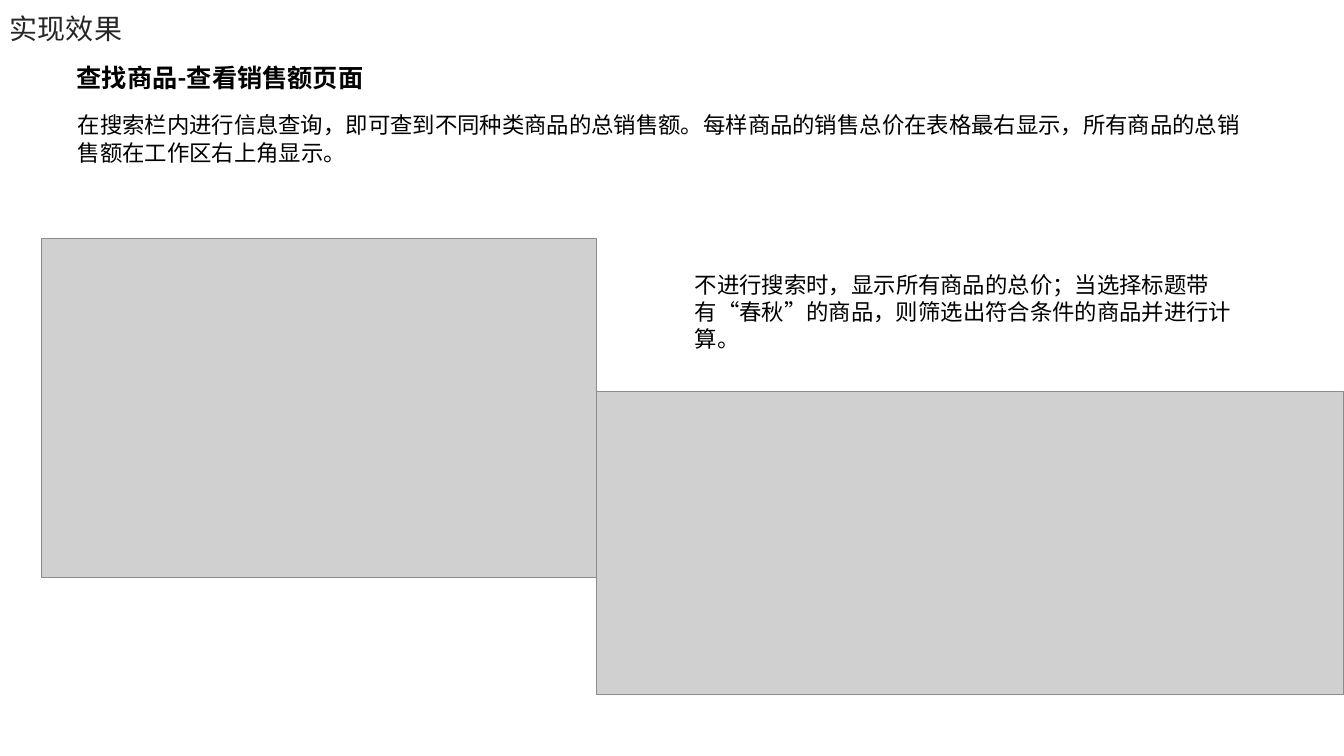
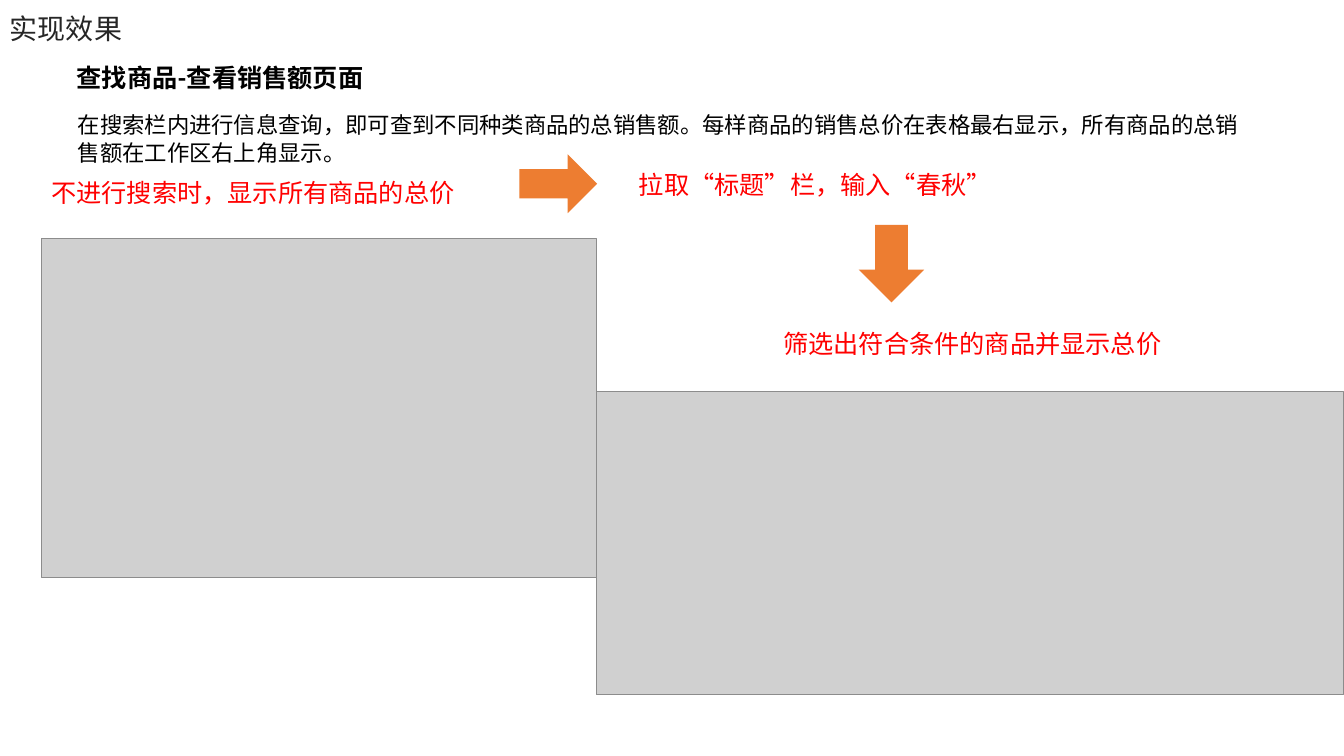
Before and after one commit to electronic-shopping-mall/liuyue, a slide deck: slide 18 of 答辩PPT.pptx. Drawn at 1344x756 pixels with LibreOffice and Linux fonts; fonts in the diff are those of the drawing; grey boxes stand for pictures; background and template pictures are left out. Boxes give left, top, right and bottom in pixels: in the first picture for what was removed or moved away, otherwise in the second. Text is boxed around its words. In the diff, an @@ line names an element or a change of style, - is before the commit and + after.

```diff
--- a/答辩PPT.pptx
+++ b/答辩PPT.pptx
@@ right arrow added at [519, 154, 597, 213], fill #ED7D31 @@
@@ text added at [639, 172, 992, 197], 18 pt, text #FF0000 @@
+拉取“标题”栏，输入“春秋”
@@ text at [51, 180, 454, 205]: text changed; size 16 to 18 pt; text colour #000000 to #FF0000 @@
-不进行搜索时，显示所有商品的总价；当选择标题带有“春秋”的商品，则筛选出符合条件的商品并进行计算。
+不进行搜索时，显示所有商品的总价
@@ down arrow added at [859, 225, 925, 302], fill #ED7D31 @@
@@ text added at [783, 331, 1161, 355], 18 pt, text #FF0000 @@
+筛选出符合条件的商品并显示总价
```
Also in this commit, not shown: 3 other slides changed.
